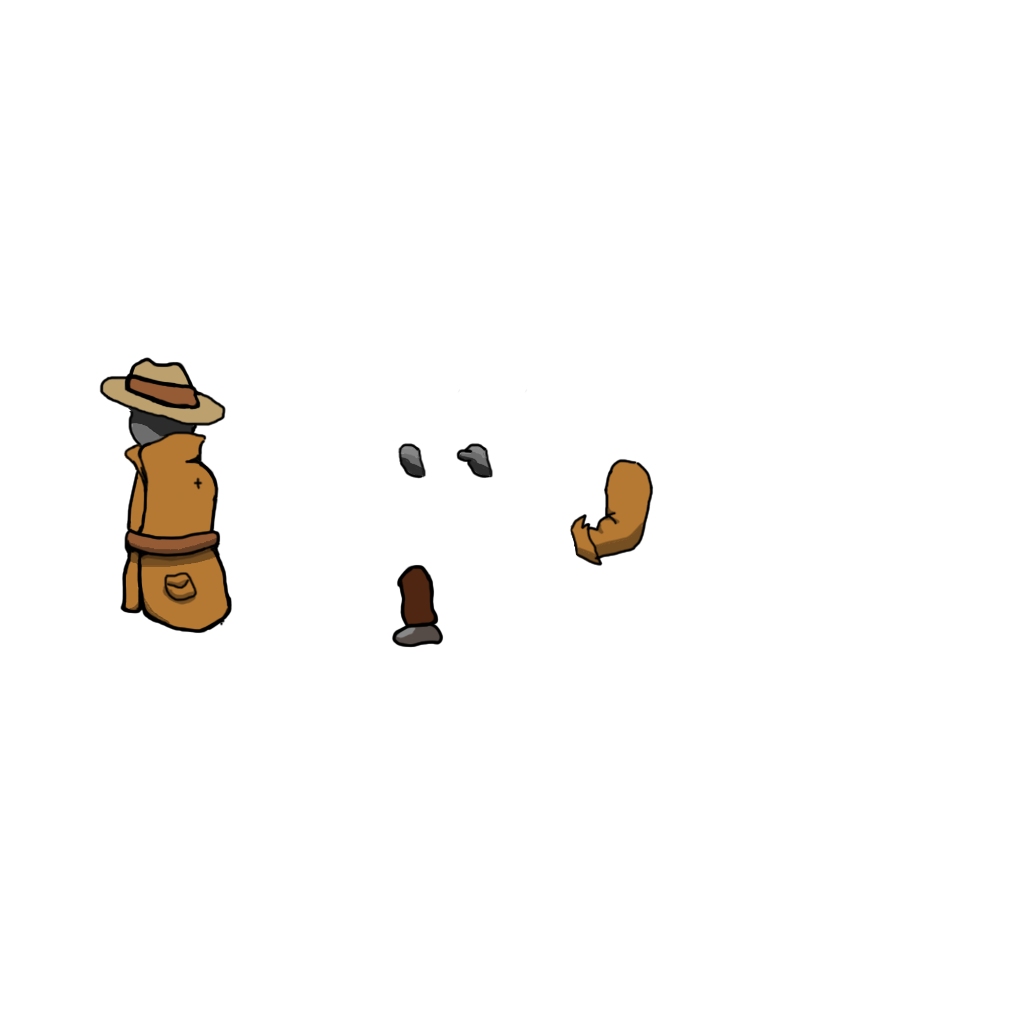
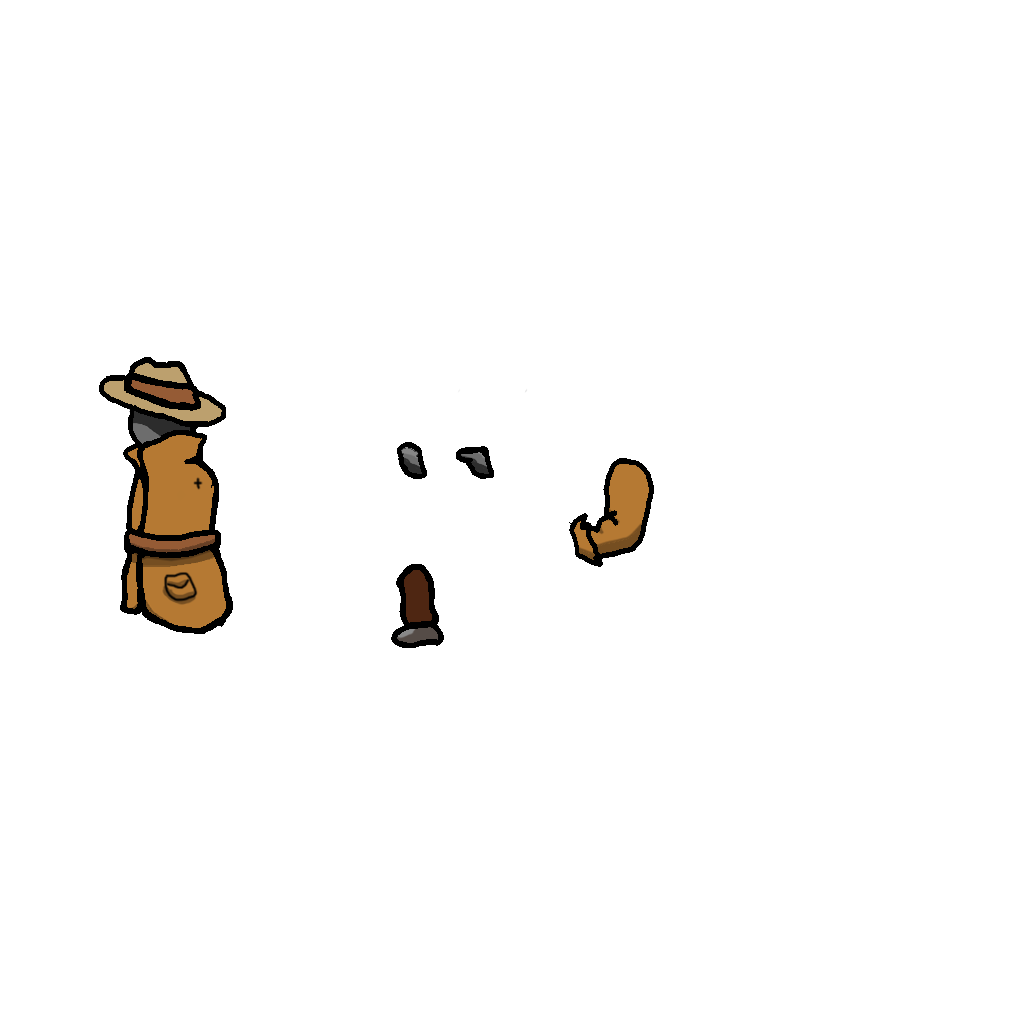
Layer changes from the first 1024x1024 image to the second:
painted on "Hand Lines" over box(397, 442, 427, 479)
added layer "Trigger Hand Lines copy" in group "Left Facing" over box(456, 389, 527, 479)
painted on "Trigger Hand Lines" over box(456, 443, 494, 479)
painted on "Trigger Hand Colour" over box(464, 443, 487, 450)
painted on "Bent arm lines" over box(569, 458, 654, 567)
painted on "Lines" (1st of 2, in "Left Facing") over box(99, 357, 233, 634)
painted on "Leg Lines" over box(391, 564, 444, 648)
